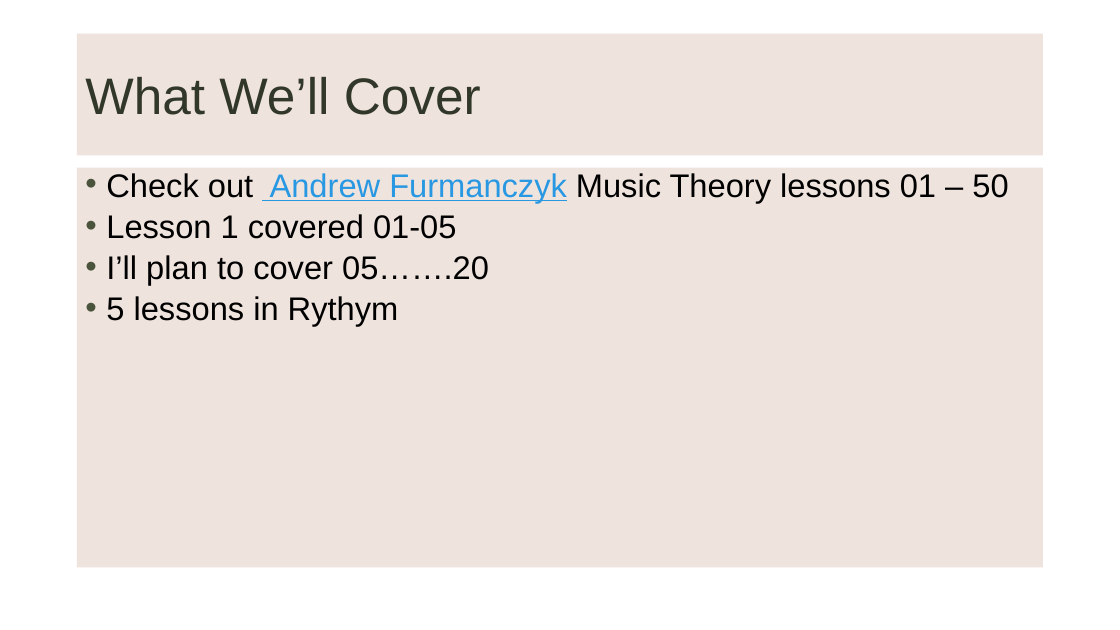
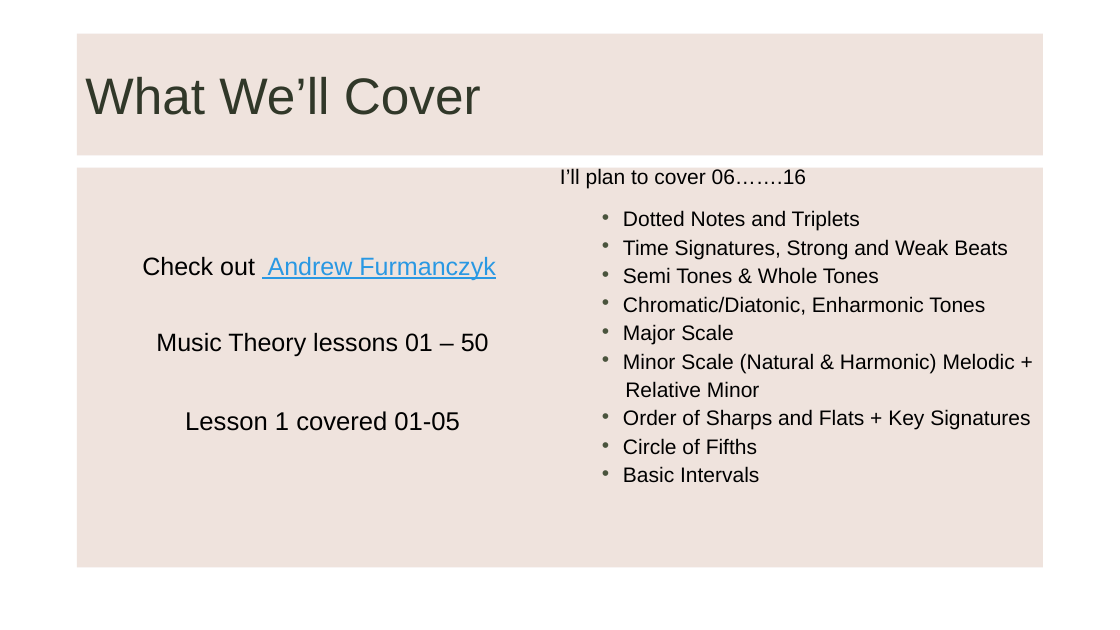
Before and after one commit to KnowledgeMavens/Science-Tech, a slide deck: slide 2 of Music Theory 02-17-18/Music Theory 02-17-18.pptx. Drawn at 1120x630 pixels with LibreOffice and Linux fonts; fonts in the diff are those of the drawing; background and template pictures are left out. Boxes give left, top, right and bottom in pixels: in the first picture for what was removed or moved away, otherwise in the second. Text is boxed around its words. In the diff, an @@ line names an element or a change of style, - is before the commit and + after.

```diff
--- a/Music Theory 02-17-18/Music Theory 02-17-18.pptx
+++ b/Music Theory 02-17-18/Music Theory 02-17-18.pptx
@@ text "Check out Andrew Furmanczyk" at bbox=[77, 168, 1044, 568]: columns 1 to 2 @@
@@ text at bbox=[623, 210, 1030, 483]: text changed; size 28 to 18 pt @@
-• I’ll plan to cover 05…….20
-• 5 lessons in Rythym
+I’ll plan to cover 06…….16
+  • Dotted Notes and Triplets
+  • Time Signatures, Strong and Weak Beats
+  • Semi Tones & Whole Tones
+  • Chromatic/Diatonic, Enharmonic Tones
+  • Major Scale
+  • Minor Scale (Natural & Harmonic) Melodic +
+  Relative Minor
+  • Order of Sharps and Flats + Key Signatures
+  • Circle of Fifths
+  • Basic Intervals
@@ text at bbox=[142, 257, 495, 357]: text changed; size 28 to 21.5 pt @@
-• Check out Andrew Furmanczyk Music Theory lessons 01 – 50
+Check out Andrew Furmanczyk
+Music Theory lessons 01 – 50
@@ text at bbox=[185, 411, 460, 431]: size 28 to 22 pt in "Lesson 1 covered 01-05"; alignment left to centre; bullet • to none; line spacing 0.8 to 0.6; less space between paragraphs @@
```
Also in this commit, not shown: 16 other slides changed, 2 slides added, 2 slides removed, 1 other file.
